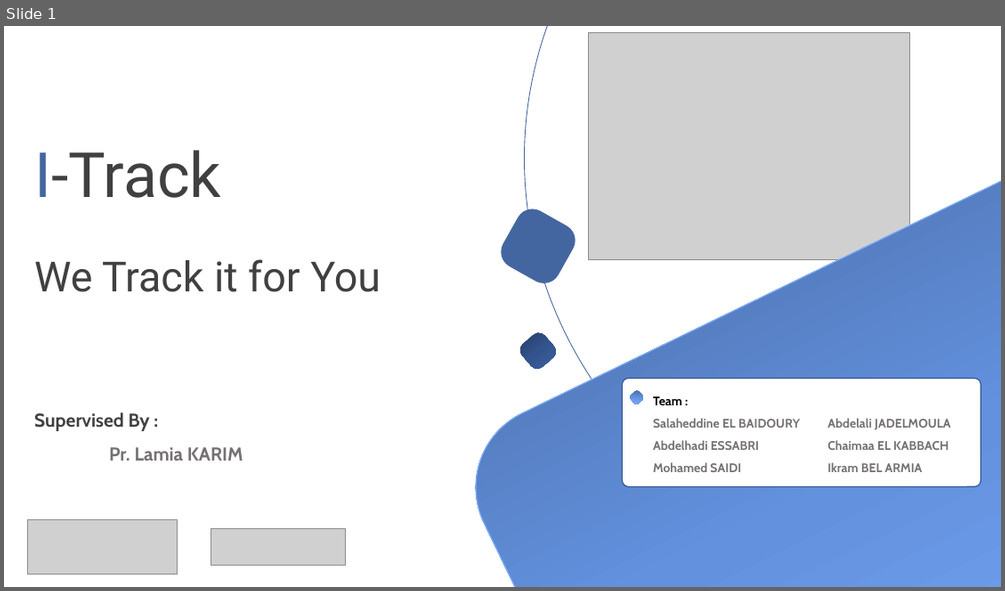
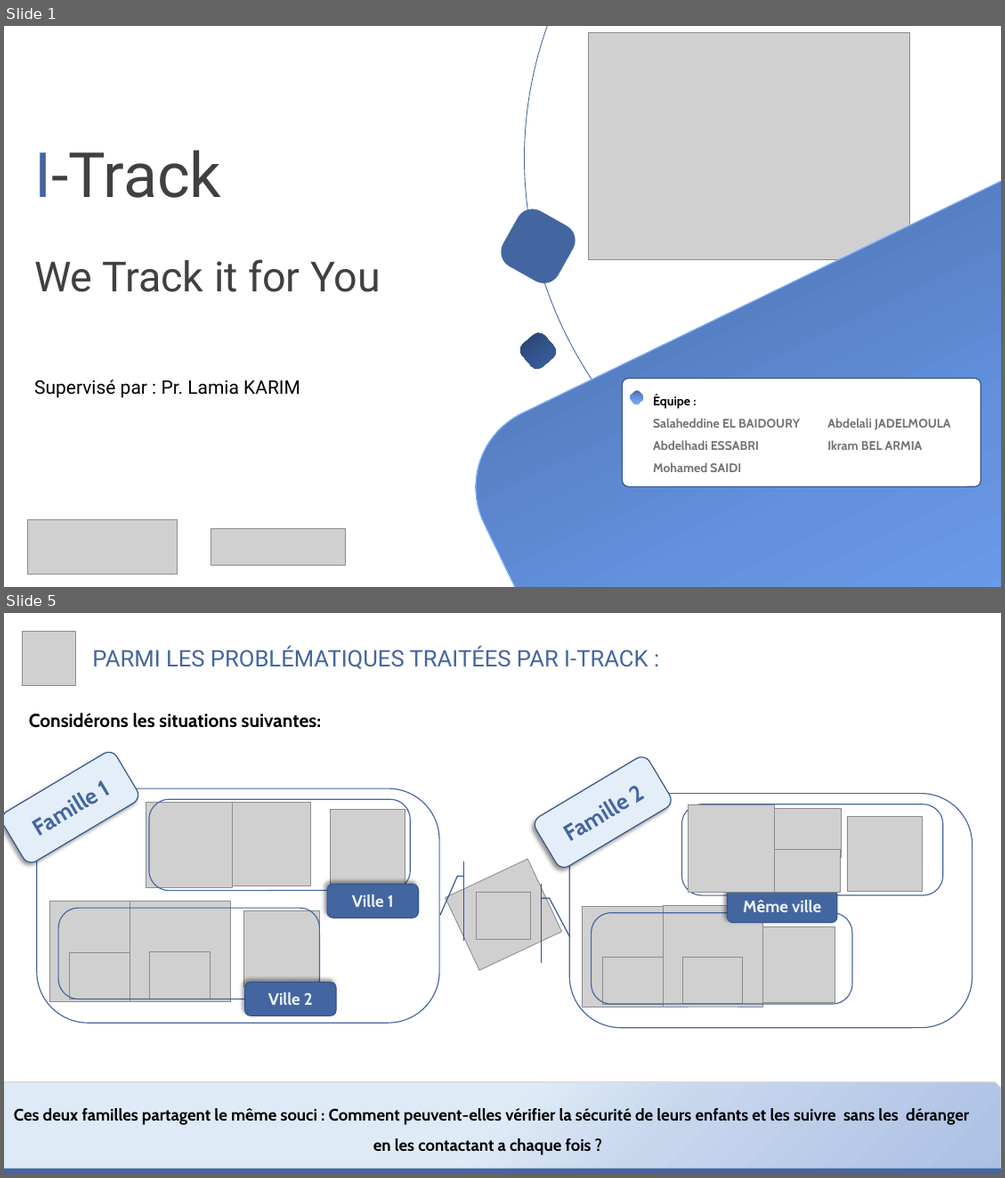
Before and after one commit to MiSalah/Real-Time-Data-Streaming-Analytics-System-for-tracking-Pedestrians, a slide deck: Progress' Presentations/Etat d'avancement - S1.pptx. Shown one above the other, each under a label of ours: slide 1 before the commit, slides 1 and 5 after it; the slides between them are not shown. The pictures are 1005x591 and 1005x1178 pixels, drawn with LibreOffice and Linux fonts; fonts in the diff are those of the drawing; grey boxes stand for pictures. Boxes give left, top, right and bottom in pixels: in the first picture for what was removed or moved away, otherwise in the second. Text is boxed around its words. In the diff, an @@ line names an element or a change of style, - is before the commit and + after.

```diff
--- a/Progress' Presentations/Etat d'avancement - S1.pptx
+++ b/Progress' Presentations/Etat d'avancement - S1.pptx
@@ slide 5 added at (x1=4, y1=613, x2=1001, y2=1174), background #FFFFFF @@
@@ picture added at (x1=22, y1=631, x2=76, y2=686) @@
@@ text added at (x1=92, y1=646, x2=647, y2=669), 22 pt, text #4466A0 @@
+PARMI LES PROBLÉMATIQUES TRAITÉES PAR I-TRACK :
@@ text added at (x1=29, y1=713, x2=322, y2=728), 18 pt, text #000000, bold @@
+Considérons les situations suivantes:
@@ group added at (x1=4, y1=748, x2=972, y2=1027): 19 pictures, 11 rounded rectangles, 2 accent callouts @@
+Famille 1
+Ville 1
+Ville 2
+Famille 2
+Même ville
@@ snip rect added at (x1=4, y1=1082, x2=1001, y2=1174), fill gradient #DEEBF7 to #C7D5ED to #ABC0E4, outline #D9D9D9 1 pt @@
@@ text added at (x1=14, y1=1108, x2=969, y2=1155), 16 pt, text #000000, bold @@
+Ces deux familles partagent le même souci : Comment peuvent-elles vérifier la sécurité de leurs enfants et les suivre sans les déranger en les contactant a chaque fois ?
@@ rectangle added at (x1=4, y1=1167, x2=1001, y2=1174), fill #4466A0 @@
@@ slide 1 changed as well @@
@@ text at (x1=34, y1=379, x2=300, y2=398): text changed; font Cabin to Roboto; text colour #404040 to #000000; bold off @@
-Supervised By :
-Pr. Lamia KARIM
+Supervisé par : Pr. Lamia KARIM
@@ text at (x1=653, y1=394, x2=690, y2=409): text changed @@
-Team :
+Équipe :
@@ text at (x1=827, y1=440, x2=948, y2=450): paragraph removed @@
-Chaimaa EL KABBACH
```
Also in this commit, not shown: 2 other slides changed, 10 other slides added, 4 slides removed, 2 other files.
